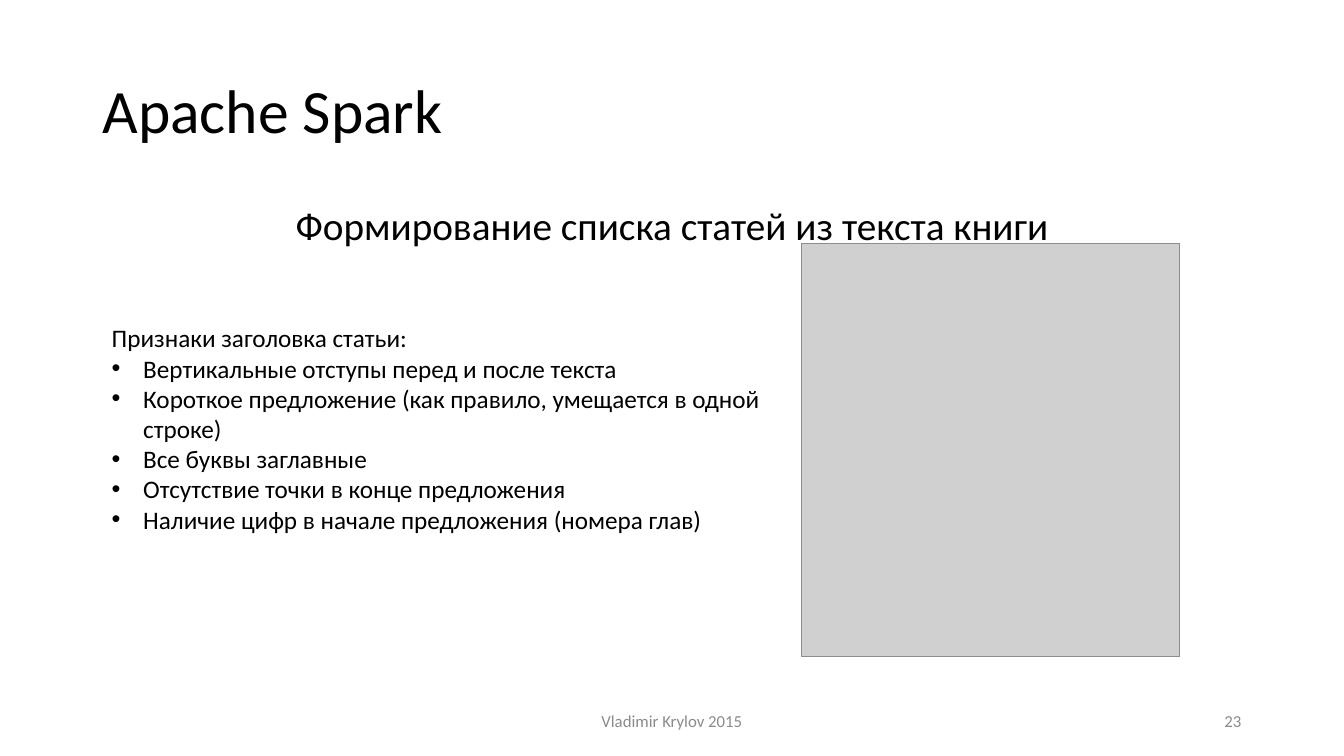
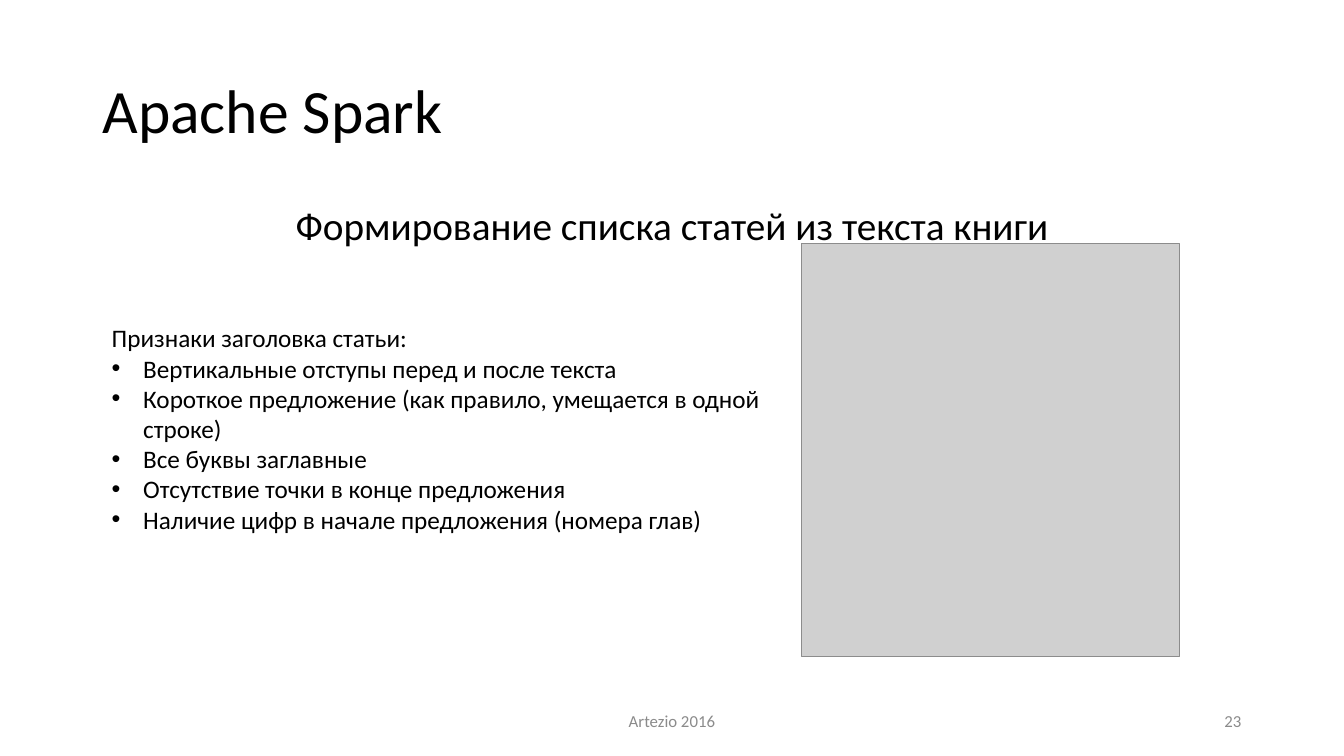
Before and after one commit to ike3/yodaqa, a slide deck: slide 23 of doc/Presentation.pptx. Drawn at 1344x756 pixels with LibreOffice and Linux fonts; fonts in the diff are those of the drawing; grey boxes stand for pictures. Boxes give left, top, right and bottom in pixels: in the first picture for what was removed or moved away, otherwise in the second. Text is boxed around its words. In the diff, an @@ line names an element or a change of style, - is before the commit and + after.

```diff
--- a/doc/Presentation.pptx
+++ b/doc/Presentation.pptx
@@ text at (629,715,715,727): text changed @@
-Vladimir Krylov 2015
+Artezio 2016
```
Also in this commit, not shown: 3 other slides changed, 1 slide added.
